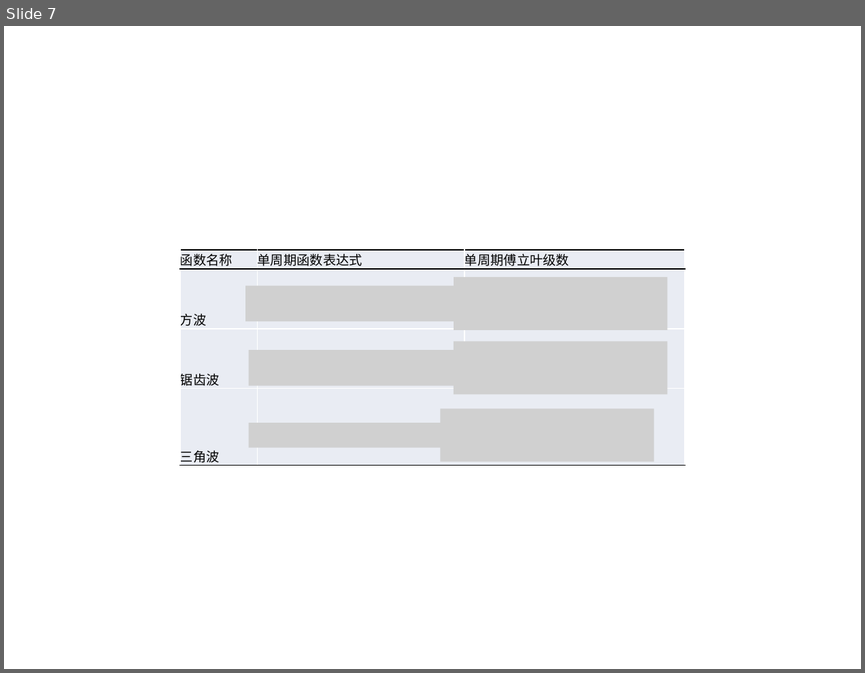
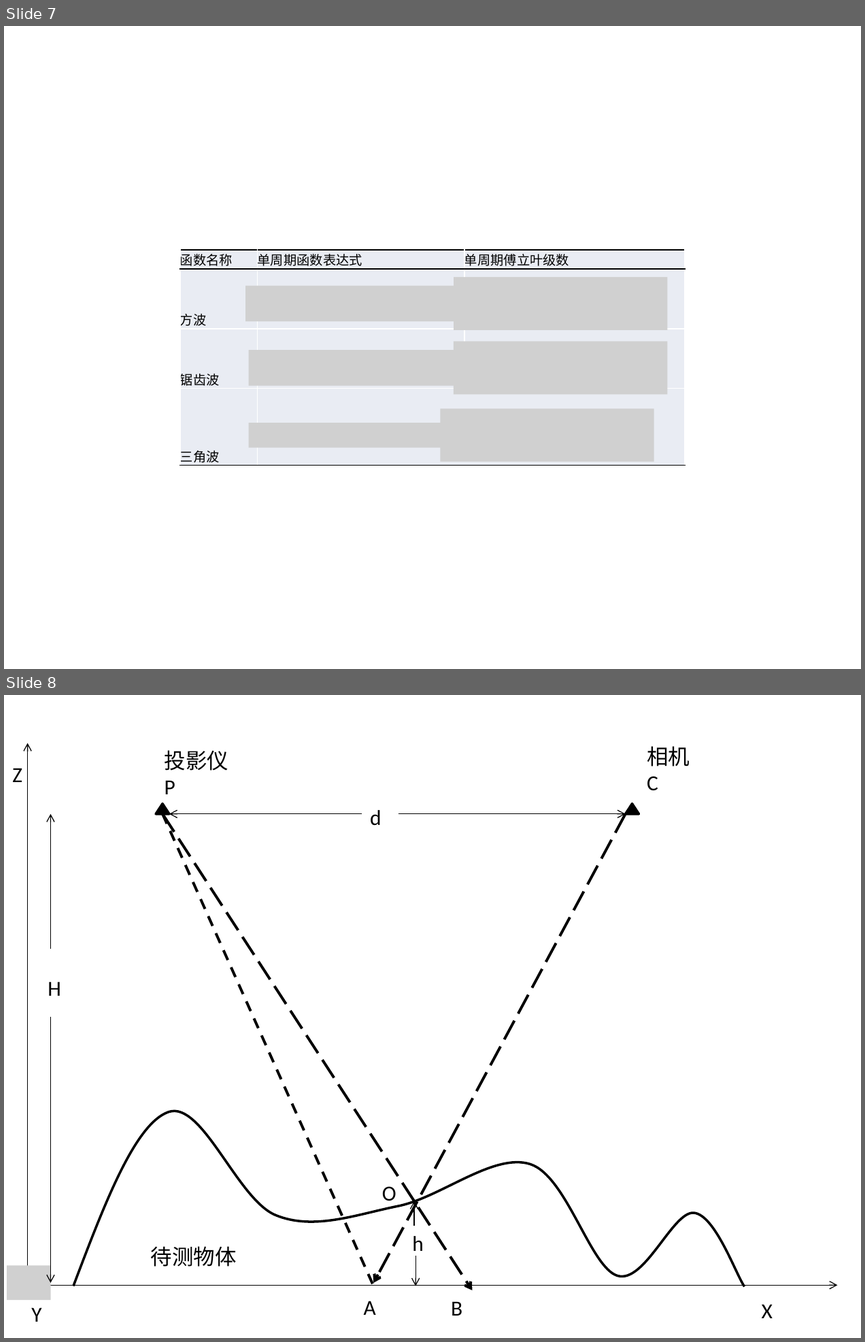
Before and after one commit to FZhg/Undergraduate-Thesis, a slide deck: Graphic & Tables.pptx. Shown one above the other, each under a label of ours: slide 7 before the commit, slides 7 and 8 after it. The pictures are 865x673 and 865x1342 pixels, drawn with LibreOffice and Linux fonts; fonts in the diff are those of the drawing; grey boxes stand for pictures. Boxes give left, top, right and bottom in pixels: in the first picture for what was removed or moved away, otherwise in the second. Text is boxed around its words. In the diff, an @@ line names an element or a change of style, - is before the commit and + after.

```diff
--- a/Graphic & Tables.pptx
+++ b/Graphic & Tables.pptx
@@ slide 8 added at [4,695,861,1338], background #FFFFFF @@
@@ arrow added from (28, 1286) to (28, 743), #000000 0.75 pt @@
@@ text added at [164,750,228,794], 18 pt, text #000000 @@
+投影仪 P
@@ text added at [647,746,689,791], 18 pt, text #000000 @@
+相机
+C
@@ text added at [12,768,22,782], 18 pt, text #000000 @@
+Z
@@ arrow added from (50, 949) to (50, 814), #000000 0.75 pt @@
@@ triangle added at [156,804,169,814], fill #000000, outline #000000 2 pt @@
@@ arrow added from (162, 814) to (472, 1289), #000000 2.25 pt dashed @@
@@ line added from (162, 814) to (373, 1285), #000000 2.25 pt dashed @@
@@ arrow added from (361, 814) to (169, 814), #000000 0.75 pt @@
@@ text added at [370,810,381,826], 18 pt, text #000000 @@
+d
@@ arrow added from (626, 814) to (373, 1283), #000000 2.25 pt dashed @@
@@ arrow added from (398, 814) to (626, 814), #000000 0.75 pt @@
@@ triangle added at [626,804,639,814], fill #000000, outline #000000 2 pt @@
@@ text added at [48,981,61,996], 18 pt, text #000000 @@
+H
@@ arrow added from (50, 1016) to (50, 1283), #000000 0.75 pt @@
@@ freeform shape added at [73,1110,745,1286], outline #000000 2 pt @@
@@ text added at [382,1186,396,1201], 18 pt, text #000000 @@
+O
@@ arrow added from (415, 1225) to (415, 1200), #000000 0.75 pt @@
@@ text added at [412,1236,424,1256], 18 pt, text #000000 @@
+h
@@ picture added at [7,1265,50,1299] @@
@@ text added at [151,1246,237,1266], 18 pt, text #000000 @@
+待测物体
@@ arrow added from (415, 1255) to (415, 1285), #000000 0.75 pt @@
@@ arrow added from (28, 1285) to (837, 1285), #000000 0.75 pt @@
@@ text added at [364,1300,376,1314], 18 pt, text #000000 @@
+A
@@ text added at [451,1301,462,1315], 18 pt, text #000000 @@
+B
@@ text added at [762,1304,772,1318], 18 pt, text #000000 @@
+X
@@ text added at [31,1307,41,1321], 18 pt, text #000000 @@
+Y
```
Also in this commit, not shown: 2 other slides added, 5 other files.
